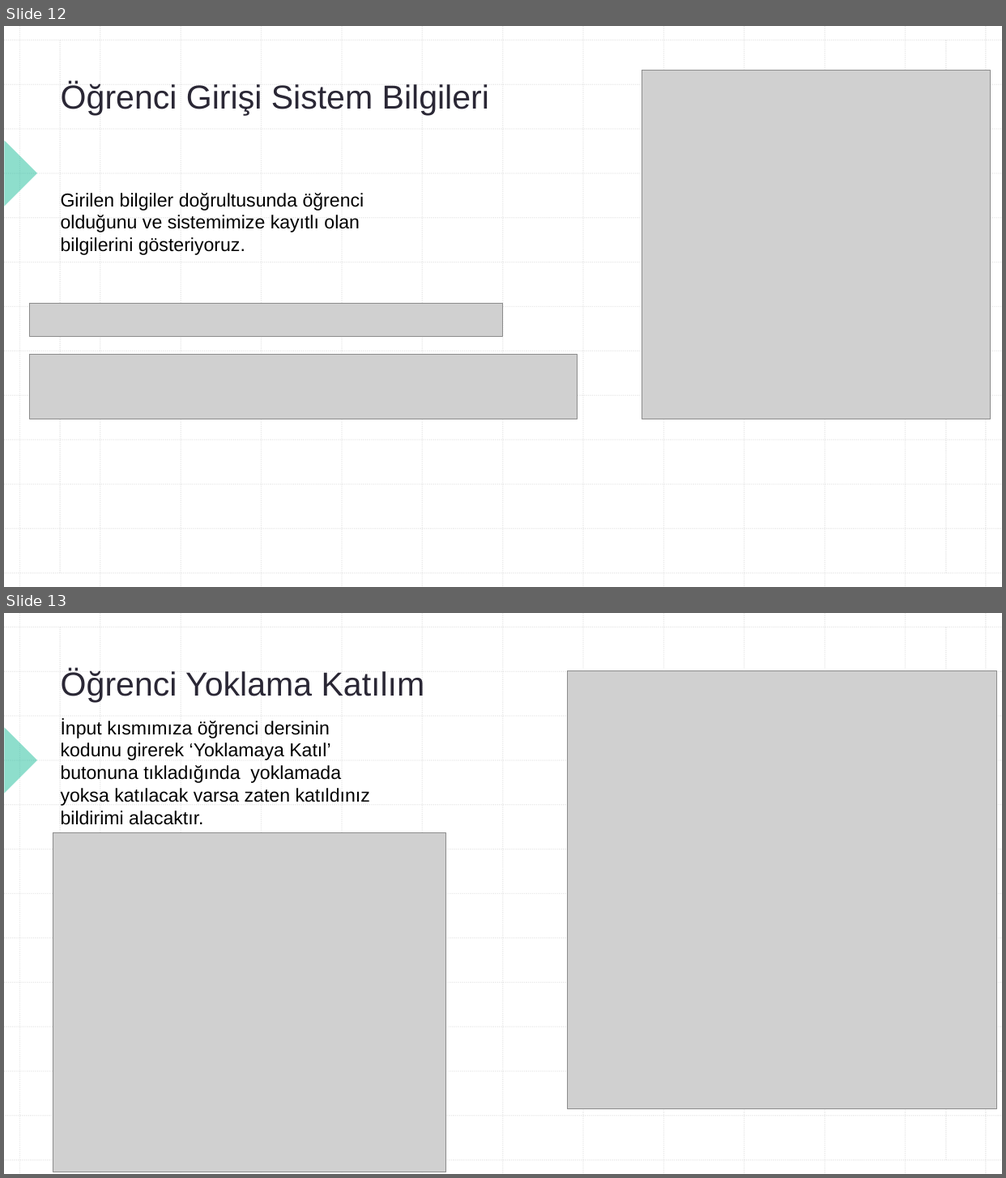
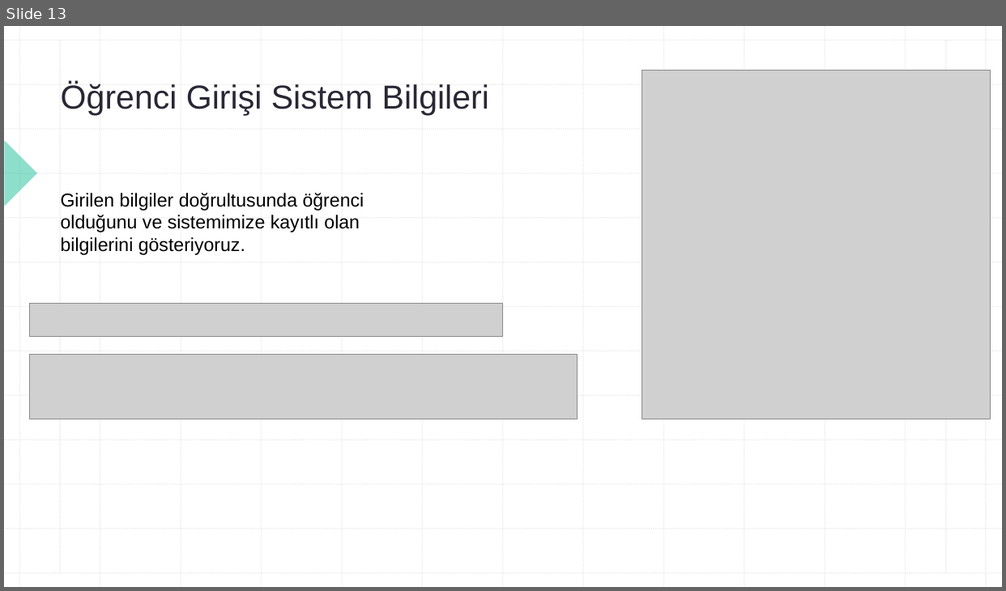
Before and after one commit to ibrahim-cinar/E-Attendance, a slide deck: WebProgramlamaE-Yoklama.pptx. Shown one above the other, each under a label of ours: slides 12 and 13 before the commit, slide 13 after it. The pictures are 1006x1178 and 1006x591 pixels, drawn with LibreOffice and Linux fonts; fonts in the diff are those of the drawing; grey boxes stand for pictures. Boxes give left, top, right and bottom in pixels: in the first picture for what was removed or moved away, otherwise in the second. Text is boxed around its words. In the diff, an @@ line names an element or a change of style, - is before the commit and + after.

```diff
--- a/WebProgramlamaE-Yoklama.pptx
+++ b/WebProgramlamaE-Yoklama.pptx
@@ slide 13 removed at [4,613,1002,1174], background #FFFFFF; not listed: 29 template elements that a slide beside it also shows @@
@@ title removed at [61,670,425,703] @@
-Öğrenci Yoklama Katılım
@@ picture removed at [567,671,997,1110] @@
@@ text removed at [61,719,370,825] @@
-İnput kısmımıza öğrenci dersinin kodunu girerek ‘Yoklamaya Katıl’ butonuna tıkladığında yoklamada yoksa katılacak varsa zaten katıldınız bildirimi alacaktır.
@@ picture removed at [53,833,445,1172] @@
@@ what was slide 12 is now slide 13 @@
```
Also in this commit, not shown: 4 slides changed, 1 slide added, 1 other file.
